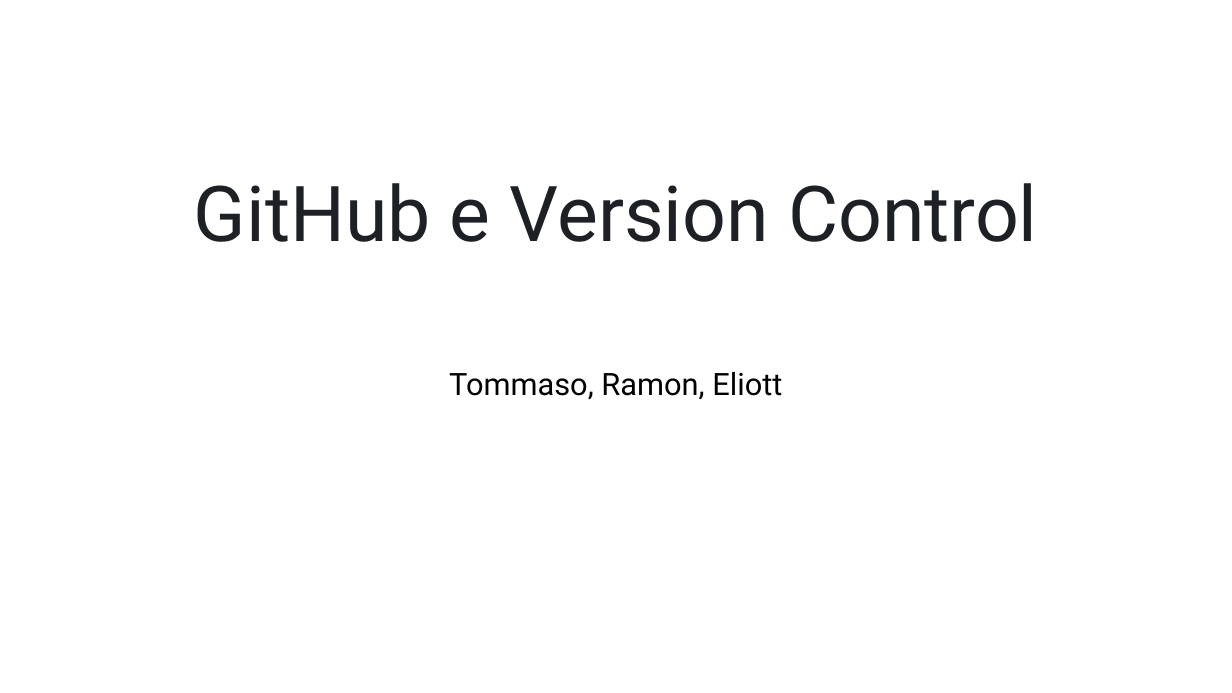
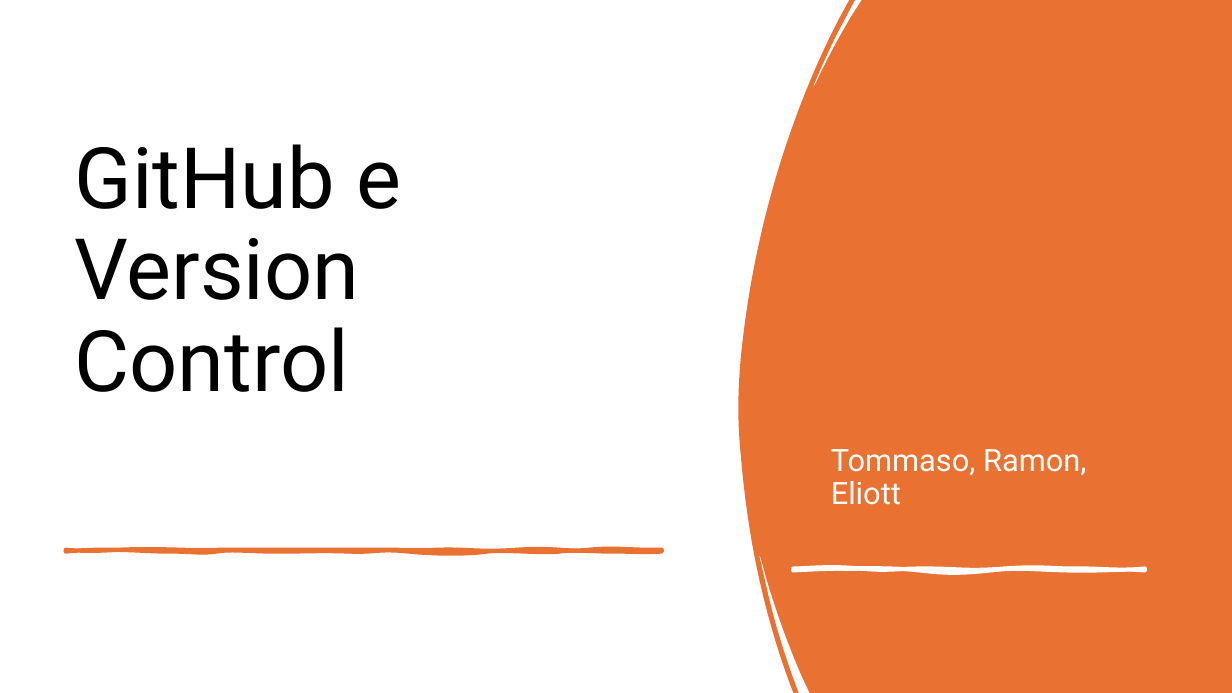
Before and after one commit to EliottJacobe08/Lab-Programmazione-1, a slide deck: slide 1 of GitHub e Version Control.pptx. Drawn at 1232x693 pixels with LibreOffice and Linux fonts; fonts in the diff are those of the drawing. Boxes give left, top, right and bottom in pixels: in the first picture for what was removed or moved away, otherwise in the second. Text is boxed around its words. In the diff, an @@ line names an element or a change of style, - is before the commit and + after.

```diff
--- a/GitHub e Version Control.pptx
+++ b/GitHub e Version Control.pptx
@@ freeform shape added at (738,0,1232,693), fill #E97132 @@
@@ subtitle "Tommaso, Ramon, Eliott": place and size @@
-subtitle "Tommaso, Ramon, Eliott" at (449,372,782,400)
+subtitle "Tommaso, Ramon, Eliott" at (831,449,1086,505)
@@ subtitle "Tommaso, Ramon, Eliott" at (831,449,1086,505): text colour #000000 to #FFFFFF; alignment centre to left; vertical alignment top to bottom @@
@@ title "GitHub e Version Control": place and size @@
-title "GitHub e Version Control" at (194,183,1038,242)
+title "GitHub e Version Control" at (75,144,401,392)
@@ title "GitHub e Version Control" at (75,144,401,392): size 60 to 66 pt, text colour #1D2125 to #000000; alignment centre to left @@
@@ freeform shape added at (66,550,662,552), fill #E97132, outline #E97132 3.25 pt @@
@@ freeform shape added at (794,568,1146,570), fill #FFFFFF, outline #FFFFFF 3.25 pt @@
```
Also in this commit, not shown: 2 other slides changed, 4 slides added.
